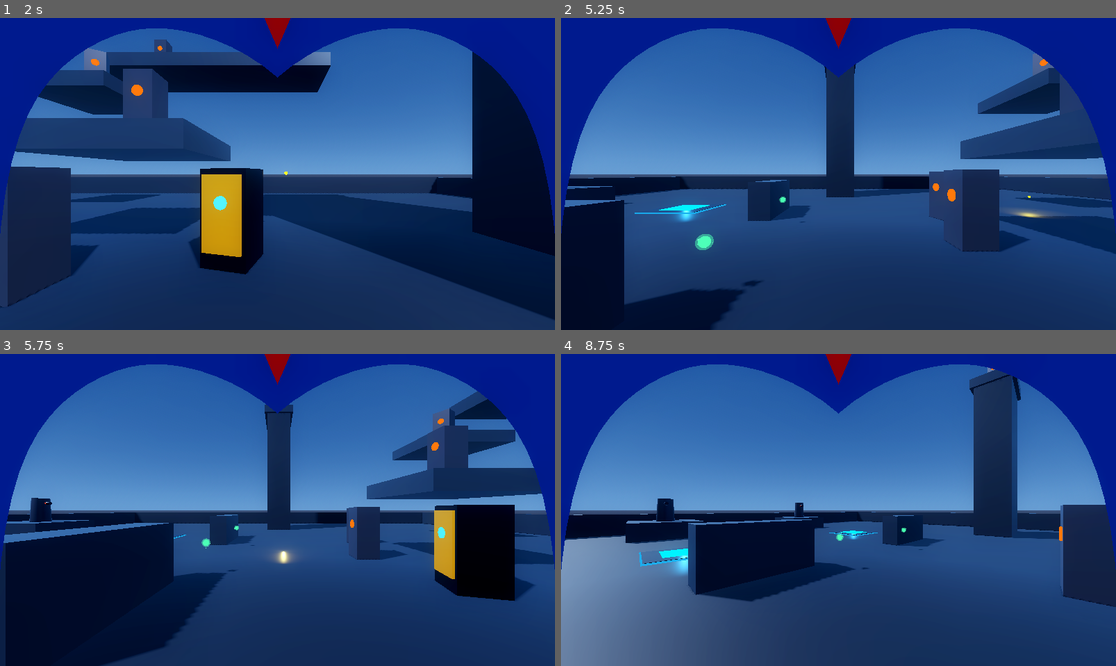
Above: before the commit, frames 1-4 (two rows, left to right).
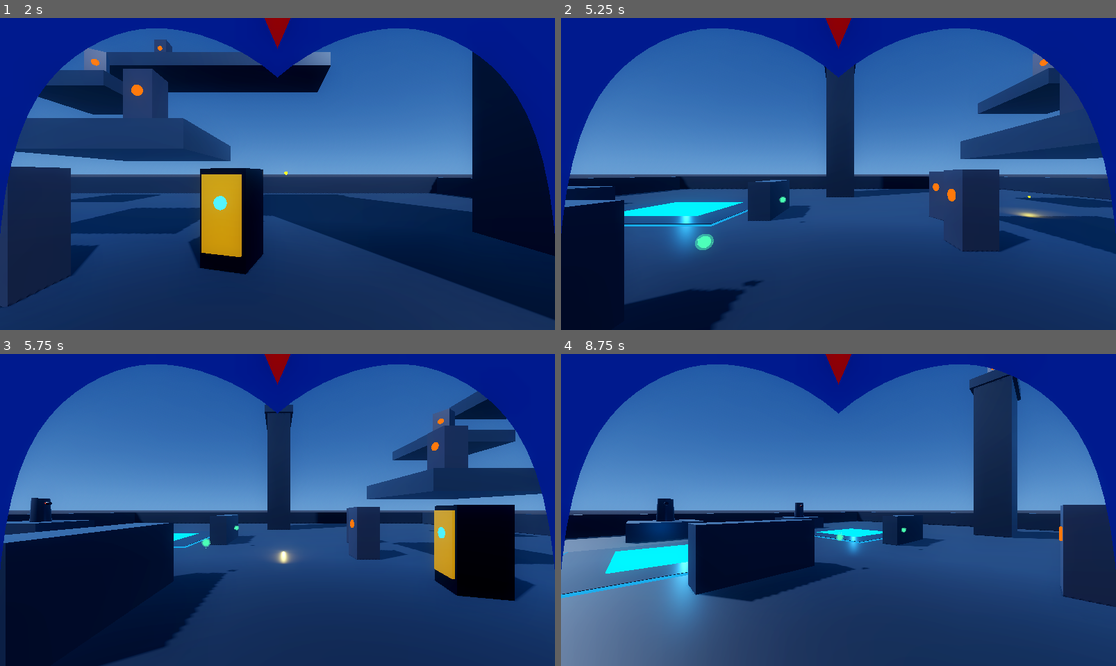
Above: after the commit, the same moments.

Repository: b6-stack/mega-man-x-remade
Game: Godot game, scene res://scenes/test_arena.tscn
Two runs of this game, one before a commit and one after it. Both use one fixed random seed, a clock stepped at 60 frames per second and the inputs below.
Inputs (mouse positions are in pixels of both pictures, inside the frame that each line leads up to):
- Up to frame 1 (2 s): tap Enter (ui_accept) at 0.5, 0.77, 1.07 s; move the mouse to (399, 158) at 0.52 s; hold D 0.53-1.25 s; hold Space 0.53-1.25 s; click (399, 158) at 0.67 s; drag from (166, 189) to (249, 236) at 1.27 s
- Up to frame 2 (5.25 s): move the mouse to (894, 105) at 2.02 s; hold D 2.03-2.75 s; hold Q 2.03-2.75 s; drag from (810, 236) to (672, 127) at 2.77 s; move the mouse to (1005, 220) at 3.52 s; hold A 3.53-4.25 s; hold Space 3.53-4.25 s; tap Enter (ui_accept) at 3.77, 4.07 s; drag from (672, 127) to (755, 96) at 4.27 s; move the mouse to (866, 174) at 5.02 s; hold S from 5.03 s (still down); hold Q from 5.03 s (still down); click (866, 174) at 5.17 s
- Up to frame 3 (5.75 s): keep holding S; keep holding Q
- Up to frame 4 (8.75 s): release S at 5.75 s; release Q at 5.75 s; drag from (755, 432) to (727, 525) at 5.77 s; move the mouse to (960, 494) at 6.52 s; hold W 6.53-7.25 s; hold Space 6.53-7.25 s; tap Enter (ui_accept) at 6.77, 7.07 s; drag from (727, 525) to (810, 572) at 7.27 s; move the mouse to (894, 441) at 8.02 s; hold S from 8.03 s (still down); hold Q from 8.03 s (still down)

Frame 1 is identical in both runs. In frame 2, 1.2% of the frame differs, in the area x 11-34%, y 59-76%; in frame 3, less than 0.1%; in frame 4, 4.0%, in the area x 0-58%, y 52-89%.

Commit message:
feat: scale combat trigger pads to 6.5m x 6.5m and add automatic respawning to all health pickups

Diff:
--- a/scenes/combat_trigger_pad.tscn
+++ b/scenes/combat_trigger_pad.tscn
@@ -3,7 +3,7 @@
 [ext_resource type="Script" path="res://scripts/combat_trigger_pad.gd" id="1_pad"]
 
 [sub_resource type="BoxShape3D" id="BoxShape3D_pad"]
-size = Vector3(2.5, 0.5, 2.5)
+size = Vector3(6.5, 2.0, 6.5)
 
 [sub_resource type="StandardMaterial3D" id="StandardMaterial3D_plate"]
 albedo_color = Color(0.08, 0.10, 0.14, 1)
@@ -12,7 +12,7 @@
 
 [sub_resource type="BoxMesh" id="BoxMesh_plate"]
 material = SubResource("StandardMaterial3D_plate")
-size = Vector3(2.4, 0.05, 2.4)
+size = Vector3(6.4, 0.05, 6.4)
 
 [sub_resource type="StandardMaterial3D" id="StandardMaterial3D_border"]
 resource_local_to_scene = true
@@ -24,11 +24,11 @@
 
 [sub_resource type="BoxMesh" id="BoxMesh_border"]
 material = SubResource("StandardMaterial3D_border")
-size = Vector3(2.5, 0.07, 2.5)
+size = Vector3(6.5, 0.07, 6.5)
 
 [sub_resource type="BoxMesh" id="BoxMesh_inner_grid"]
 material = SubResource("StandardMaterial3D_border")
-size = Vector3(1.4, 0.08, 1.4)
+size = Vector3(3.8, 0.08, 3.8)
 
 [node name="CombatTriggerPad" type="Area3D"]
 collision_layer = 8
@@ -36,7 +36,7 @@
 script = ExtResource("1_pad")
 
 [node name="CollisionShape3D" type="CollisionShape3D" parent="."]
-transform = Transform3D(1, 0, 0, 0, 1, 0, 0, 0, 1, 0, 0.25, 0)
+transform = Transform3D(1, 0, 0, 0, 1, 0, 0, 0, 1, 0, 1.0, 0)
 shape = SubResource("BoxShape3D_pad")
 
 [node name="BorderMesh" type="MeshInstance3D" parent="."]
@@ -52,7 +52,7 @@
 mesh = SubResource("BoxMesh_inner_grid")
 
 [node name="OmniLight3D" type="OmniLight3D" parent="."]
-transform = Transform3D(1, 0, 0, 0, 1, 0, 0, 0, 1, 0, 0.4, 0)
+transform = Transform3D(1, 0, 0, 0, 1, 0, 0, 0, 1, 0, 0.5, 0)
 light_color = Color(0, 0.85, 1, 1)
-light_energy = 2.0
-omni_range = 3.5
+light_energy = 2.5
+omni_range = 8.0
--- a/scripts/items/health_pickup.gd
+++ b/scripts/items/health_pickup.gd
@@ -2,6 +2,7 @@
 class_name HealthPickup
 
 @export var heal_amount: int = 1
+@export var respawn_time: float = 6.0
 @export var bob_amplitude: float = 0.08
 @export var bob_speed: float = 2.5
 @export var rotate_speed: float = 1.8
@@ -12,27 +13,26 @@
 var _base_y: float = 0.0
 var _time_passed: float = 0.0
 var _is_collected: bool = false
+var _respawn_timer: float = 0.0
 
 func _ready() -> void:
 	_base_y = position.y
-	# Connect collision detection
 	body_entered.connect(_on_body_entered)
 	area_entered.connect(_on_area_entered)
-
-	# Randomize initial phase so multiple pickups don't bob in identical sync
 	_time_passed = randf() * 10.0
 
 func _process(delta: float) -> void:
 	if _is_collected:
+		if respawn_time > 0.0:
+			_respawn_timer -= delta
+			if _respawn_timer <= 0.0:
+				_respawn()
 		return
 
 	_time_passed += delta
-	# Floating bob animation
 	position.y = _base_y + sin(_time_passed * bob_speed) * bob_amplitude
-	# Smooth rotation
 	rotate_y(rotate_speed * delta)
 
-	# Subtle energy core pulse
 	if orb_mesh and orb_mesh.material_override is StandardMaterial3D:
 		var mat: StandardMaterial3D = orb_mesh.material_override
 		var pulse: float = sin(_time_passed * 4.0) * 0.5 + 0.5
@@ -64,11 +64,26 @@
 
 func _collect() -> void:
 	_is_collected = true
-	# Turn off collision
 	set_deferred("monitoring", false)
 	set_deferred("monitorable", false)
 
-	# Quick scale-down pop
 	var tween := create_tween()
 	tween.tween_property(self, "scale", Vector3(0.01, 0.01, 0.01), 0.12).set_trans(Tween.TRANS_BACK).set_ease(Tween.EASE_IN)
-	tween.tween_callback(queue_free)
+	tween.tween_callback(func():
+		visible = false
+		if respawn_time > 0.0:
+			_respawn_timer = respawn_time
+		else:
+			queue_free()
+	)
+
+func _respawn() -> void:
+	_is_collected = false
+	visible = true
+	scale = Vector3.ZERO
+	position.y = _base_y
+	set_deferred("monitoring", true)
+	set_deferred("monitorable", true)
+
+	var tween := create_tween()
+	tween.tween_property(self, "scale", Vector3.ONE, 0.35).set_trans(Tween.TRANS_BACK).set_ease(Tween.EASE_OUT)
